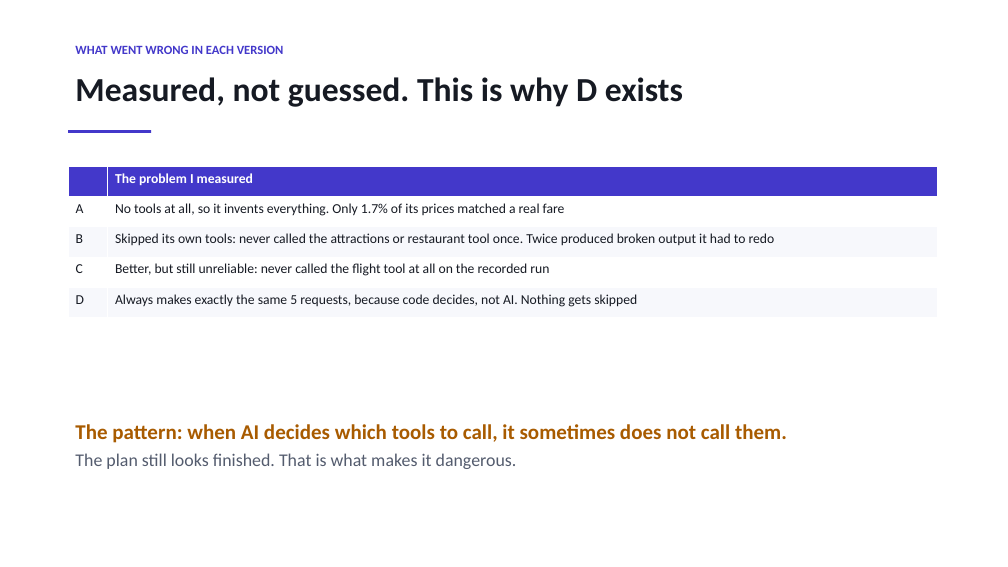
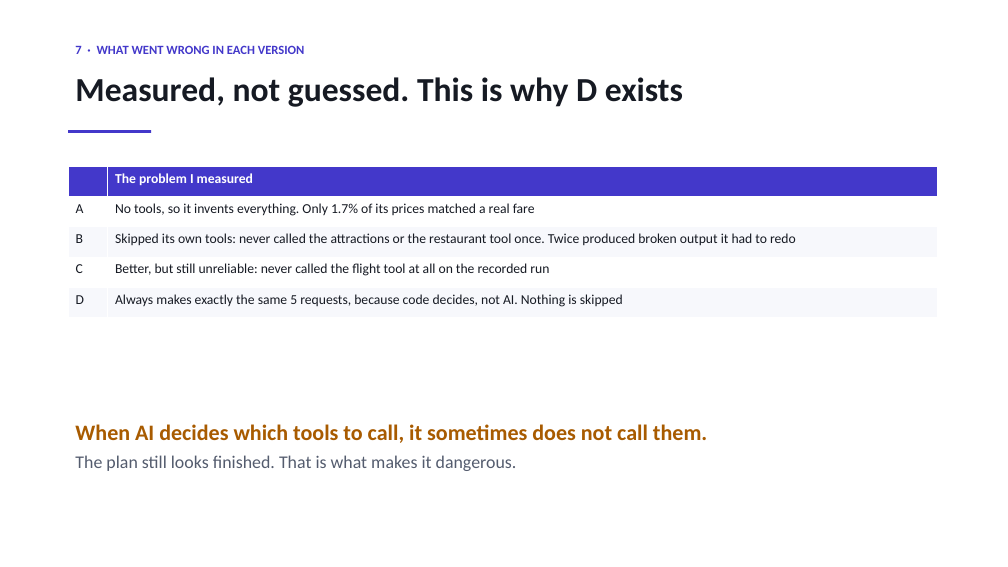
Before and after one commit to sherali143/Trip-Planner, a slide deck: slide 8 of submission/CMP7200_Viva_Presentation.pptx (slide 7 before the commit). Drawn at 1008x567 pixels with LibreOffice and Linux fonts; fonts in the diff are those of the drawing. Boxes give left, top, right and bottom in pixels: in the first picture for what was removed or moved away, otherwise in the second. Text is boxed around its words. In the diff, an @@ line names an element or a change of style, - is before the commit and + after.

Commit message:
Rebuild the viva deck around what a supervisor needs to follow
15 numbered slides, 619 words, 41 a slide. Shorter than before and every slide
now carries one specific thing rather than a general point.

Five slides are new or rebuilt around detail that existed in the project and had
never been shown.

AGENTS AND THEIR TOOLS gives the exact counts per version, read off the code:
the hotel agent held 8 tools and 10 loop steps in B, one tool and three steps in
C, and does not exist in D. Twenty tool slots down to four. That table is the
cost argument in one picture, because every loop step re-sends every tool
description the agent holds.

WHAT THE USER SEES uses a new figure of the web page - the four form groups, the
seven live steps colour-coded by whether they use AI, and the six result tabs.
Drawn rather than screenshotted, because a screenshot is one run at one window
width, and the layout validator checks it at 300 dpi like every other figure.

HOW A TOOL CALL WORKS states the benefit plainly: inputs checked against a schema
before they reach an API, and every reply saved so the same request is never
bought twice.

BUDGET: DIVIDING THE MONEY shows what changes when the traveller says "a luxury
stay" versus "I can compromise", which is the feature the supervisor asked for and
the deck never mentioned.

BUDGET: IS THE TRIP EVEN POSSIBLE shows the refusal with its reasoning - asked
for $800, floor is $837, refused - and every one of those figures is now computed
from the scenario file and the cost model at build time. They were typed when I
first drafted the slide, which is exactly the thing this project spent a
perturbation proof forbidding.

Wording rewritten throughout into what a person would say out loud: "When is AI
worth paying for?", "Could I write this step as ordinary code?", "Use AI where a
step needs thinking. Everywhere else, it is just a bill."

9/9 figures valid, 403 tests, all three documents rebuilt, no API calls.

```diff
--- a/submission/CMP7200_Viva_Presentation.pptx
+++ b/submission/CMP7200_Viva_Presentation.pptx
@@ text at box(75, 45, 305, 54): text changed @@
-WHAT WENT WRONG IN EACH VERSION
+7 · WHAT WENT WRONG IN EACH VERSION
@@ table at box(68, 166, 938, 318) @@
-row 2, column 2: No tools at all, so it invents everything. Only 1.7% of its prices matched a real fare
+row 2, column 2: No tools, so it invents everything. Only 1.7% of its prices matched a real fare
-row 3, column 2: Skipped its own tools: never called the attractions or restaurant tool once. Twice produced broken output it had to redo
+row 3, column 2: Skipped its own tools: never called the attractions or the restaurant tool once. Twice produced broken output it had to redo
-row 5, column 2: Always makes exactly the same 5 requests, because code decides, not AI. Nothing gets skipped
+row 5, column 2: Always makes exactly the same 5 requests, because code decides, not AI. Nothing is skipped
@@ text at box(75, 424, 707, 443): text changed; size 20 to 21 pt @@
-The pattern: when AI decides which tools to call, it sometimes does not call them.
+When AI decides which tools to call, it sometimes does not call them.
```
Also in this commit, not shown: 9 other slides changed, 5 slides added, 7 slides removed, 5 other files.
